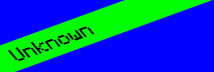
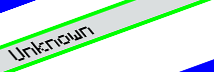
The second 214 × 72 image is a revision of the first. Changes to its layers:
painted on "矩形 14" over [0, 0, 214, 72]
hid "背景" over [0, 0, 214, 72]